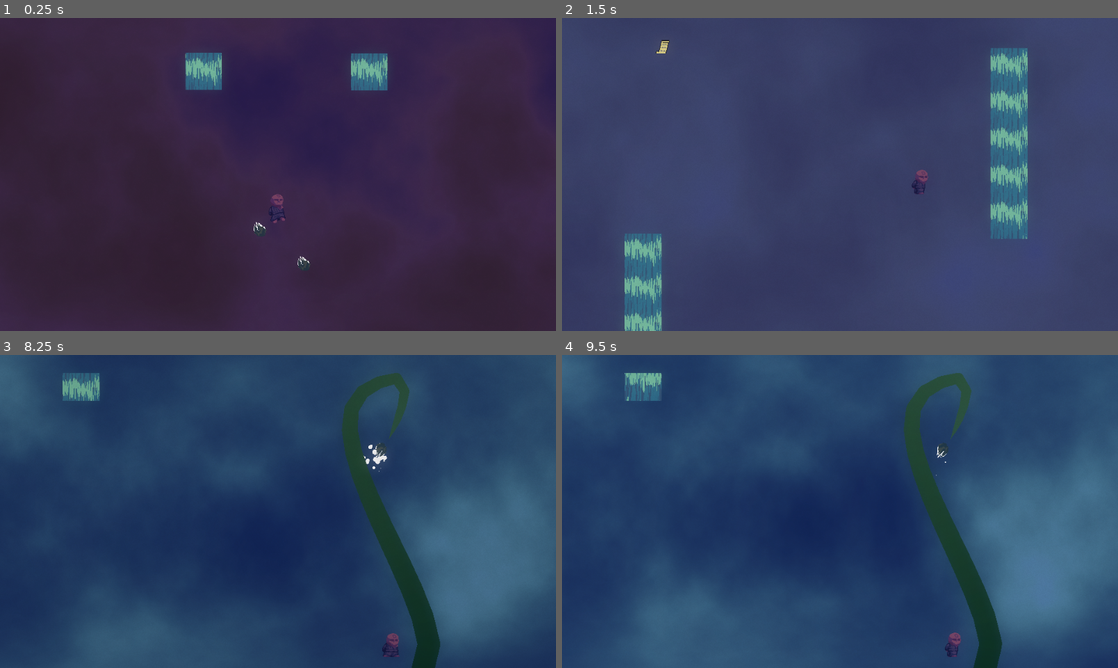
Above: before the commit, frames 1-4 (two rows, left to right).
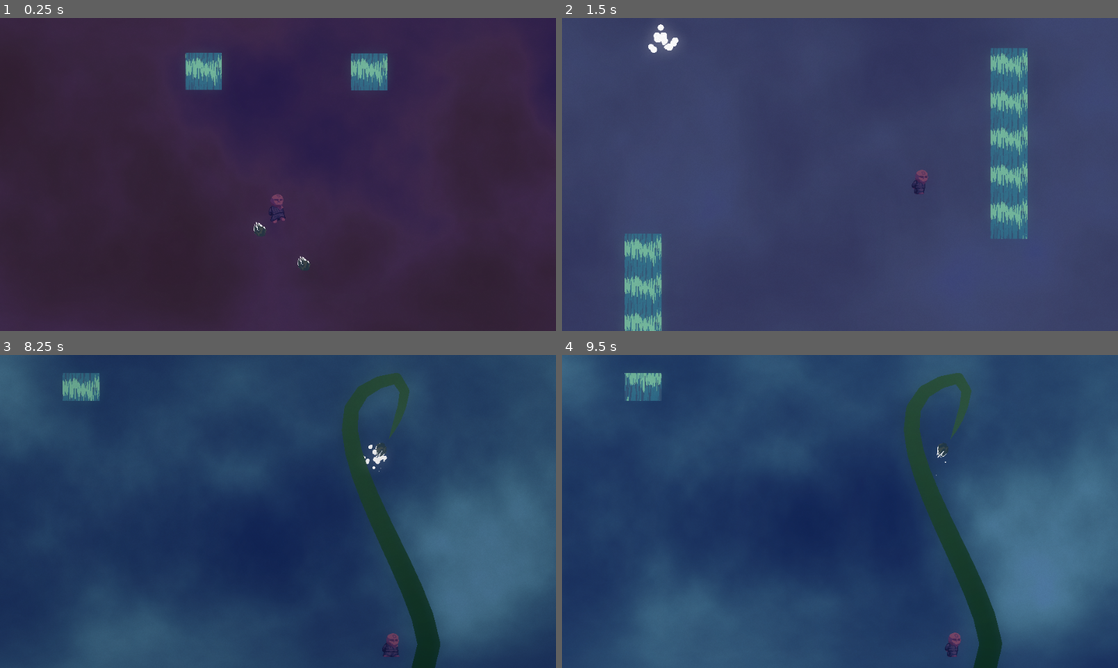
Above: after the commit, the same moments.

Repository: ManechLepage/PlatformerJam
Game: Godot game, scene res://Scenes/main.tscn
Same seed, same stepped clock (60 frames per second), same inputs: the game is played once before the commit and once after it. Sound files missing from this copy of the repository are replaced by a short silence.
Inputs:
- Up to frame 1 (0.25 s): no input
- Up to frame 2 (1.5 s): hold Right (Right) from 0.53 s (still down); tap C (Interact) at 0.6 s; tap W (Jump) at 0.77 s; tap X (Meditate) at 1.35 s
- Up to frame 3 (8.25 s): tap W (Jump) at 1.52, 3.02, 3.77, 4.52, 6.02, 6.77, 7.52 s; release Right (Right) at 2.03 s; hold Left (Left) 2.03-2.78 s; hold Shift (run) 2.03-2.78 s; hold Right (Right) 2.78-4.28 s; tap C (Interact) at 2.85, 5.1, 7.35 s; tap X (Meditate) at 3.6, 5.85, 8.1 s; hold Left (Left) 4.28-5.03 s; tap Shift (run) at 4.35 s; hold Right (Right) 5.03-5.78 s; hold Left (Left) 5.78-7.28 s; hold Shift (run) 6.53-7.28 s; hold Right (Right) from 7.28 s (still down)
- Up to frame 4 (9.5 s): keep holding Right (Right); tap Shift (run) at 8.85 s; tap W (Jump) at 9.02 s

The runs differ from the first frame. In frame 2, 0.3% of the frame differs, in the area x 15-21%, y 2-12%; in frame 3, less than 0.1%; in frame 4, less than 0.1%.

Commit message:
effects start

Diff:
--- a/platformer-jam/Scenes/main.tscn
+++ b/platformer-jam/Scenes/main.tscn
@@ -90,7 +90,7 @@
 	$\"../Areas/Tower4Area\".body_entered.connect(func(_body):change_colors(\"4\"))
 	$\"../Areas/BridgeArea1\".body_entered.connect(func(_body):change_colors(\"bridge1\"))
 	$\"../Areas/BridgeArea2\".body_entered.connect(func(_body):change_colors(\"bridge2\"))
-
+	change_colors(\"start\")
 
 func change_colors(name: String):
 	print(1)
@@ -98,18 +98,26 @@
 	for tween in [tweenA,tweenB,tweenC]:
 		if tween: tween.kill()
 	match name:
+		\"start\":
+			c = [area_start_color1,area_start_color2,area_start_color3]
 		\"1\":
 			c = [area_1_color1,area_1_color2,area_1_color3]
+			$\"../MusicManager\".set_pillar_1()
 		\"2\":
 			c = [area_2_color1,area_2_color2,area_2_color3]
+			$\"../MusicManager\".set_pillar_2()
 		\"3\":
 			c = [area_3_color1,area_3_color2,area_3_color3]
+			$\"../MusicManager\".set_pillar_3()
 		\"4\":
 			c = [area_4_color1,area_4_color2,area_4_color3]
+			$\"../MusicManager\".set_pillar_4()
 		\"bridge1\":
 			c = [area_bridge1_color1,area_bridge1_color2,area_bridge1_color3]
+			$\"../MusicManager\".set_brigde()
 		\"bridge2\":
 			c = [area_bridge2_color1,area_bridge2_color2,area_bridge2_color3]
+			$\"../MusicManager\".set_brigde()
 	for i in [$\"lucid bg\",$\"lucid bg/Overlay/lucid overlay\"]:
 		tweenA = create_tween()
 		tweenA.tween_method(set_shader_colorA,$\"lucid bg\".material.get_shader_parameter(\"colorA\"),c[0],2)
--- a/platformer-jam/Scripts/Globals/game_manager.gd
+++ b/platformer-jam/Scripts/Globals/game_manager.gd
@@ -12,7 +12,7 @@
 var lucidity_target: float = 0.0:
 	set(value):
 		lucidity_target = max(value, -0.07)
-var max_lucidity: float = 40.0
+var max_lucidity: float = 80
 var camera: CameraManager
 var player: Player
 @export var lever_states: Array[bool]
--- a/platformer-jam/Scripts/Globals/music_manager.gd
+++ b/platformer-jam/Scripts/Globals/music_manager.gd
@@ -2,6 +2,9 @@
 
 @export var sound_layers : Dictionary[String,AudioStreamPlayer]
 @export var sound_lib: Array[AudioStream]
+
+var bridge_tween: Tween
+var bridge_tween_value := 0.0
 # Called when the node enters the scene tree for the first time.
 func _ready() -> void:
 	set_pillar_3()
@@ -37,6 +40,15 @@
 	sound_layers["lucid_4"].stream = null
 	play_at_corrrect_time()
 
+func set_bridge():
+	if bridge_tween: bridge_tween.kill()
+	bridge_tween = create_tween()
+	bridge_tween.tween_method(set_bridge_effects,bridge_tween_value,1.,2)
+
+func set_bridge_effects(val):
+	var rev : AudioEffect = AudioServer.get_bus_effect(2,0)
+	rev.wet = val
+
 func update_vol(lucidity):
 	var ease_vol = func (x): return ease(x,0.3)
 	sound_layers["lucid_1"].volume_linear = ease_vol.call(clamp(lucidity,0,20)/20)
--- a/platformer-jam/default_bus_layout.tres
+++ b/platformer-jam/default_bus_layout.tres
@@ -1,4 +1,7 @@
 [gd_resource type="AudioBusLayout" format=3 uid="uid://bxo5p27e5q5w4"]
+
+[sub_resource type="AudioEffectReverb" id="AudioEffectReverb_j3pel"]
+resource_name = "Reverb"
 
 [sub_resource type="AudioEffectCompressor" id="AudioEffectCompressor_j3pel"]
 resource_name = "Compressor"
@@ -7,11 +10,25 @@
 release_ms = 2000.0
 
 [resource]
-bus/1/name = &"Music"
+bus/1/name = &"music+amb"
 bus/1/solo = false
 bus/1/mute = false
 bus/1/bypass_fx = false
 bus/1/volume_db = 0.0
 bus/1/send = &"Master"
-bus/1/effect/0/effect = SubResource("AudioEffectCompressor_j3pel")
-bus/1/effect/0/enabled = true
+bus/2/name = &"Effects Copy"
+bus/2/solo = false
+bus/2/mute = false
+bus/2/bypass_fx = false
+bus/2/volume_db = 0.0
+bus/2/send = &"music+amb"
+bus/2/effect/0/effect = SubResource("AudioEffectReverb_j3pel")
+bus/2/effect/0/enabled = true
+bus/3/name = &"Music"
+bus/3/solo = false
+bus/3/mute = false
+bus/3/bypass_fx = false
+bus/3/volume_db = 0.0
+bus/3/send = &"music+amb"
+bus/3/effect/0/effect = SubResource("AudioEffectCompressor_j3pel")
+bus/3/effect/0/enabled = true
Not shown: 1 places in platformer-jam/poem.tscn that only renumber resources
